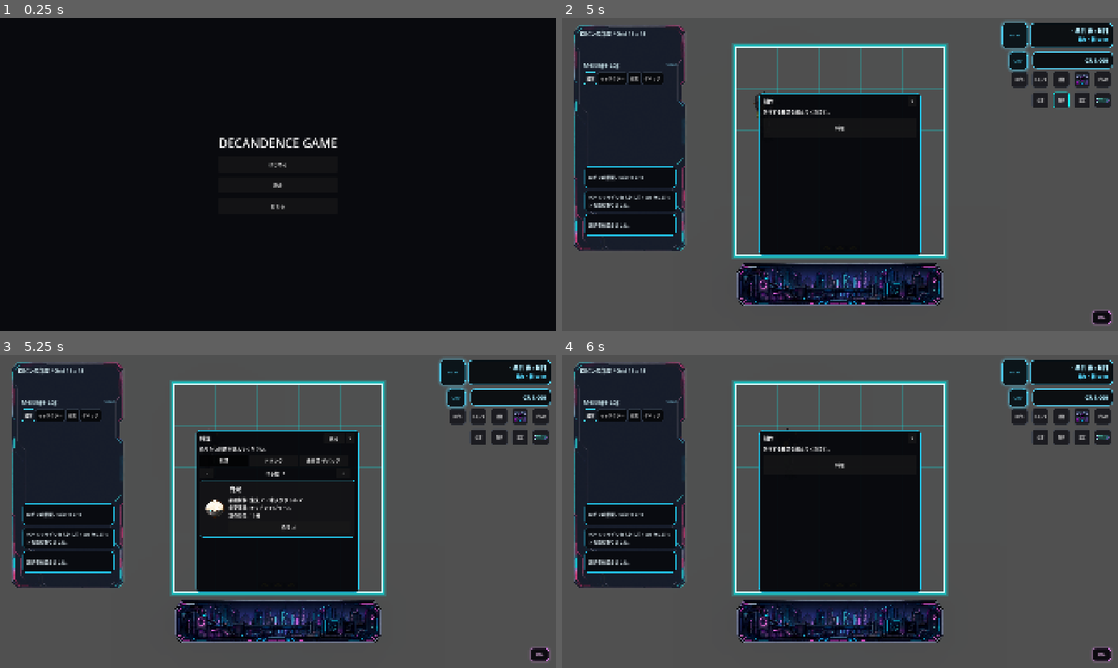
Above: before the commit, frames 1-4 (two rows, left to right).
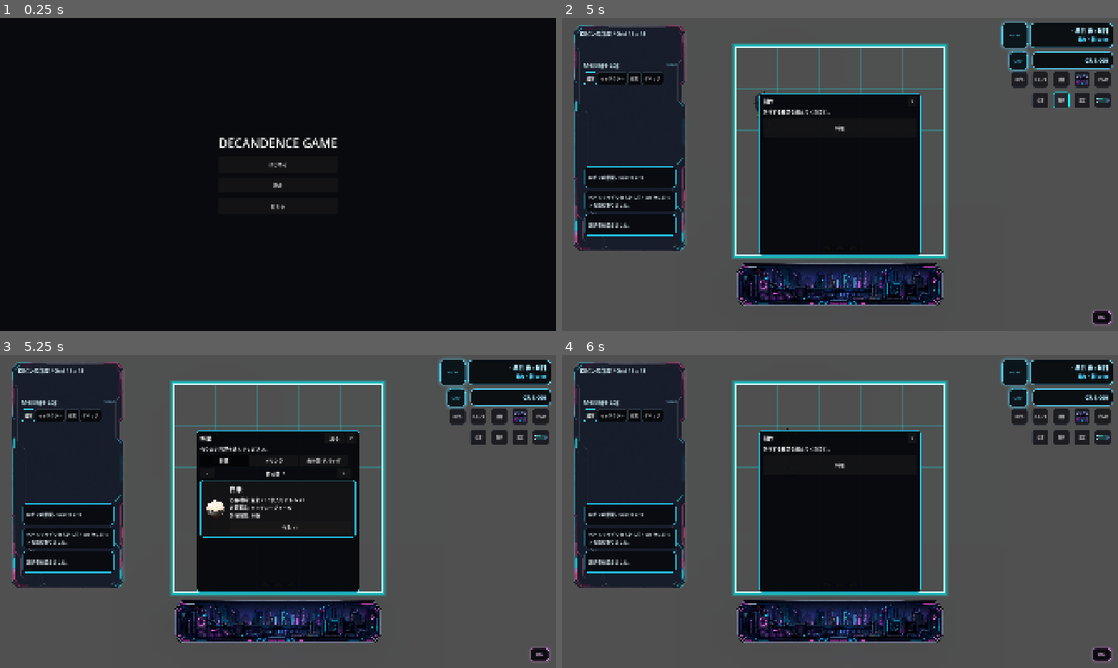
Above: after the commit, the same moments.

Repository: grimoire1089-coder/optimistic
Game: Godot game, scene res://Scenes/Boot/TitleScene.tscn
Two runs of this game, one before a commit and one after it. Both use one fixed random seed, a clock stepped at 60 frames per second and the inputs below. Sound files missing from this copy of the repository are replaced by a short silence.
Inputs:
- Up to frame 1 (0.25 s): no input
- Up to frame 2 (5 s): click "はじめる" at 0.5 s; click "BGM" at 1.25 s; click "OFF" at 2 s; click "ロビン" at 2.75 s; click "×" at 3.5 s; click "制作" at 4.25 s
- Up to frame 3 (5.25 s): click "料理" at 5 s
- Up to frame 4 (6 s): click "戻る" at 5.75 s

Frames 1-2 are identical in both runs. In frame 3, 1.1% of the frame differs, in the area x 35-65%, y 24-76%; in frame 4, nothing differs.

Commit message:
Match production menu size to shop menu

Diff:
--- a/Scenes/UI/HUD/ProductionMenu.tscn
+++ b/Scenes/UI/HUD/ProductionMenu.tscn
@@ -15,18 +15,13 @@
 corner_radius_bottom_left = 12
 
 [node name="ProductionMenu" type="PanelContainer"]
-custom_minimum_size = Vector2(320, 172)
-anchors_preset = 3
-anchor_left = 1.0
-anchor_top = 1.0
-anchor_right = 1.0
-anchor_bottom = 1.0
-offset_left = -360.0
-offset_top = -284.0
-offset_right = -24.0
-offset_bottom = -112.0
-grow_horizontal = 0
-grow_vertical = 0
+custom_minimum_size = Vector2(760, 760)
+offset_left = 580.0
+offset_top = 80.0
+offset_right = 1340.0
+offset_bottom = 840.0
+grow_horizontal = 2
+grow_vertical = 2
 theme_override_styles/panel = SubResource("StyleBoxFlat_panel")
 script = ExtResource("1_craft_menu")
 
